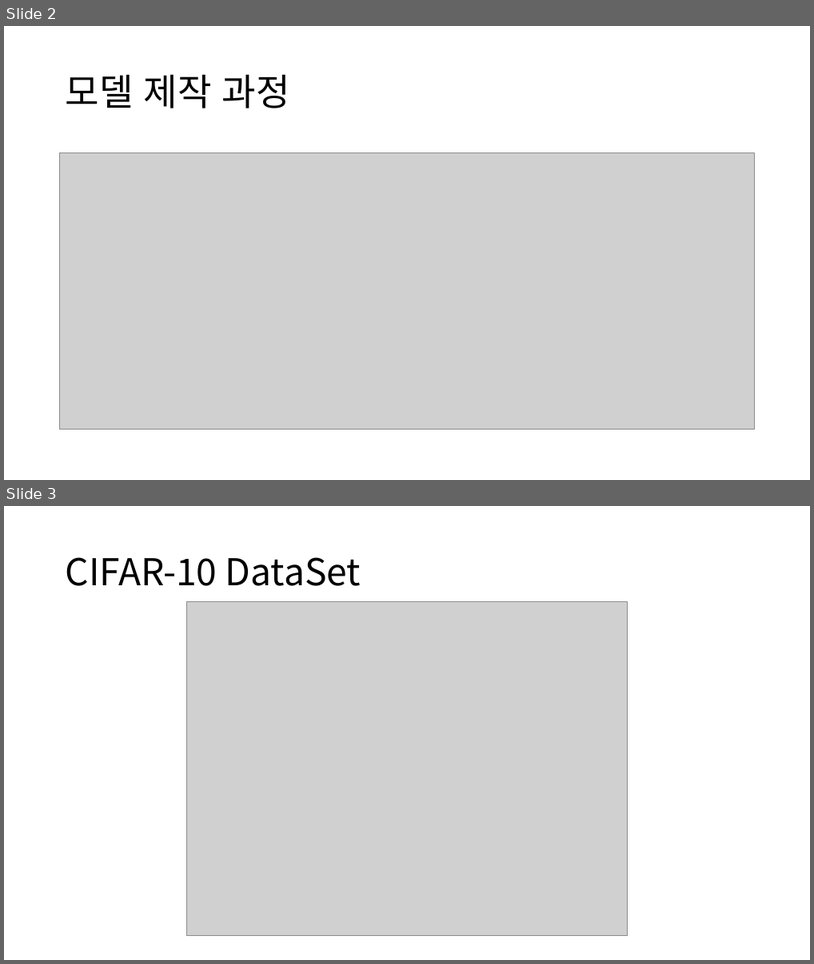
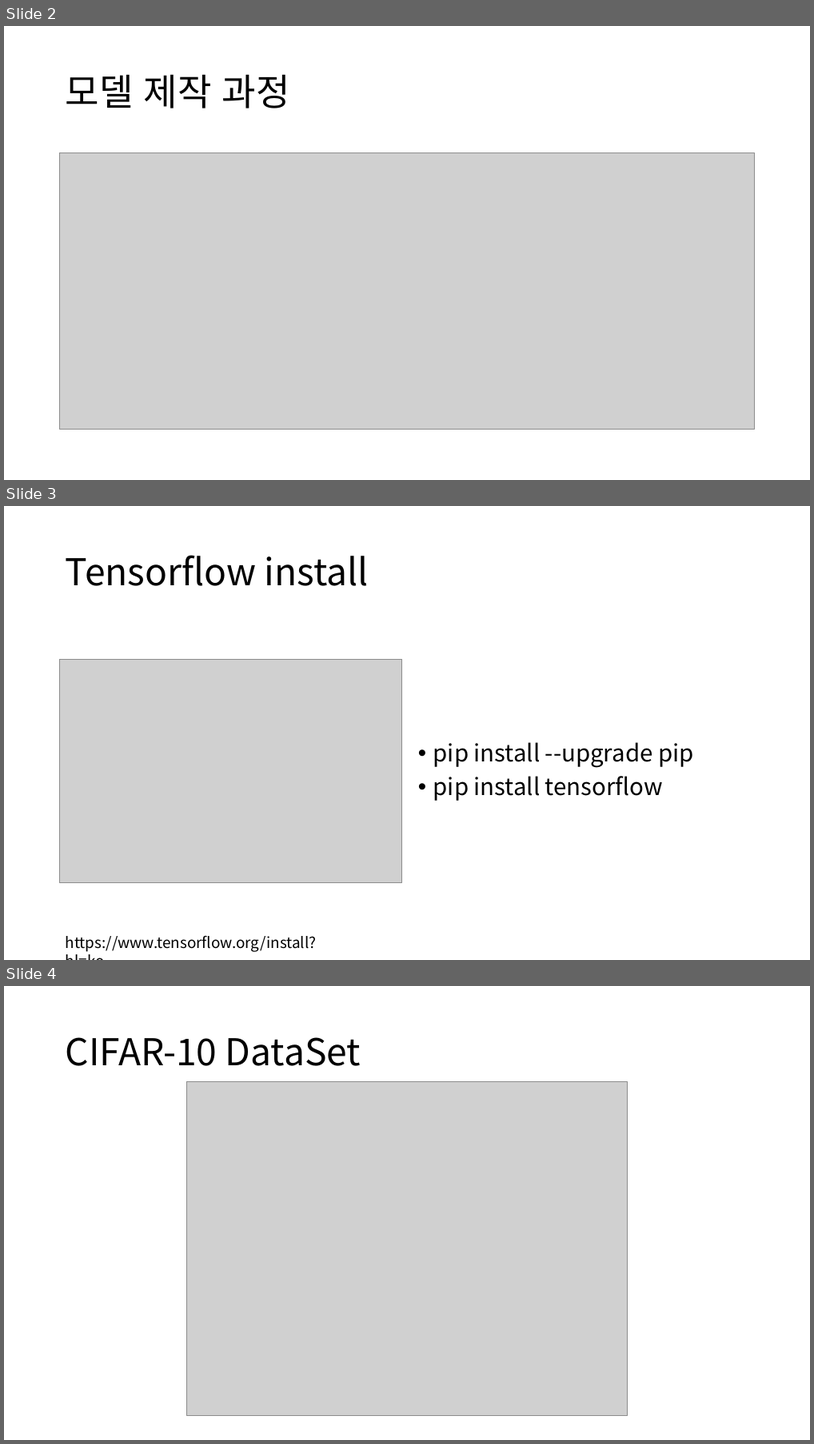
Before and after one commit to CSB-Songdo-International-Portfolio/2025-1_MLDL_course, a slide deck: AI 실전 1주차 - tensorflow.pptx. Shown one above the other, each under a label of ours: slides 2 and 3 before the commit, slides 2, 3 and 4 after it. The pictures are 814x964 and 814x1444 pixels, drawn with LibreOffice and Linux fonts; fonts in the diff are those of the drawing; grey boxes stand for pictures. Boxes give left, top, right and bottom in pixels: in the first picture for what was removed or moved away, otherwise in the second. Text is boxed around its words. In the diff, an @@ line names an element or a change of style, - is before the commit and + after.

```diff
--- a/AI 실전 1주차 - tensorflow.pptx
+++ b/AI 실전 1주차 - tensorflow.pptx
@@ slide 3 added at (x1=4, y1=506, x2=810, y2=960), background #FFFFFF @@
@@ title added at (x1=66, y1=555, x2=369, y2=586), 44 pt, text #000000 @@
+Tensorflow install
@@ picture added at (x1=60, y1=659, x2=402, y2=883) @@
@@ text added at (x1=434, y1=742, x2=694, y2=800), 28 pt, text #000000 @@
+• pip install --upgrade pip
+• pip install tensorflow
@@ text added at (x1=66, y1=935, x2=317, y2=952), 18 pt, text #000000 @@
+https://www.tensorflow.org/install?hl=ko
@@ what was slide 3 is now slide 4 @@
```
Also in this commit, not shown: 1 other slide added, 1 slide removed, 1 other file.
